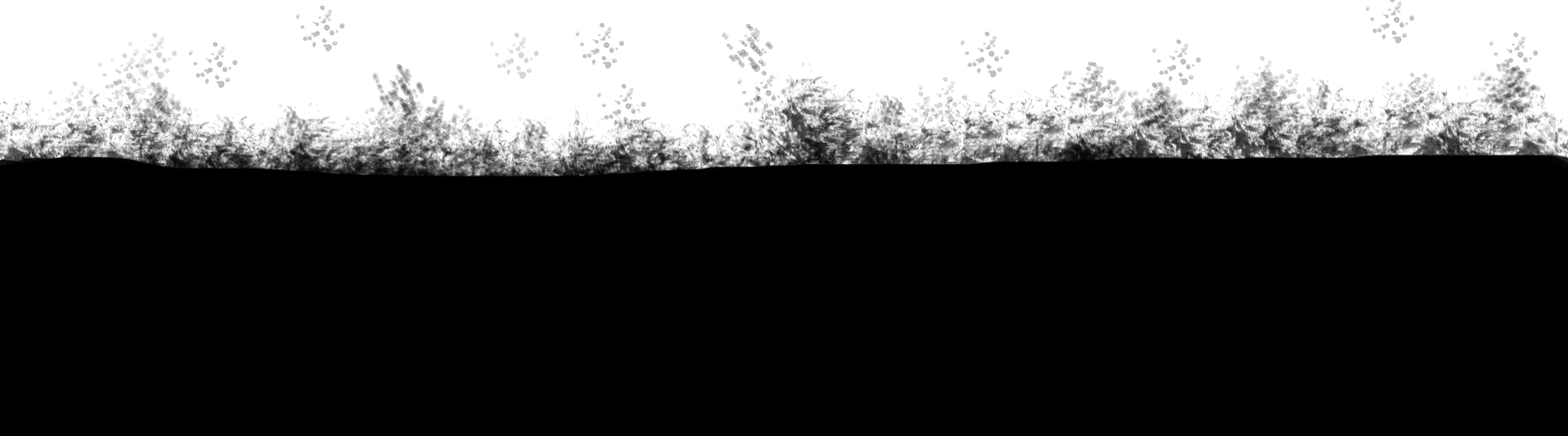
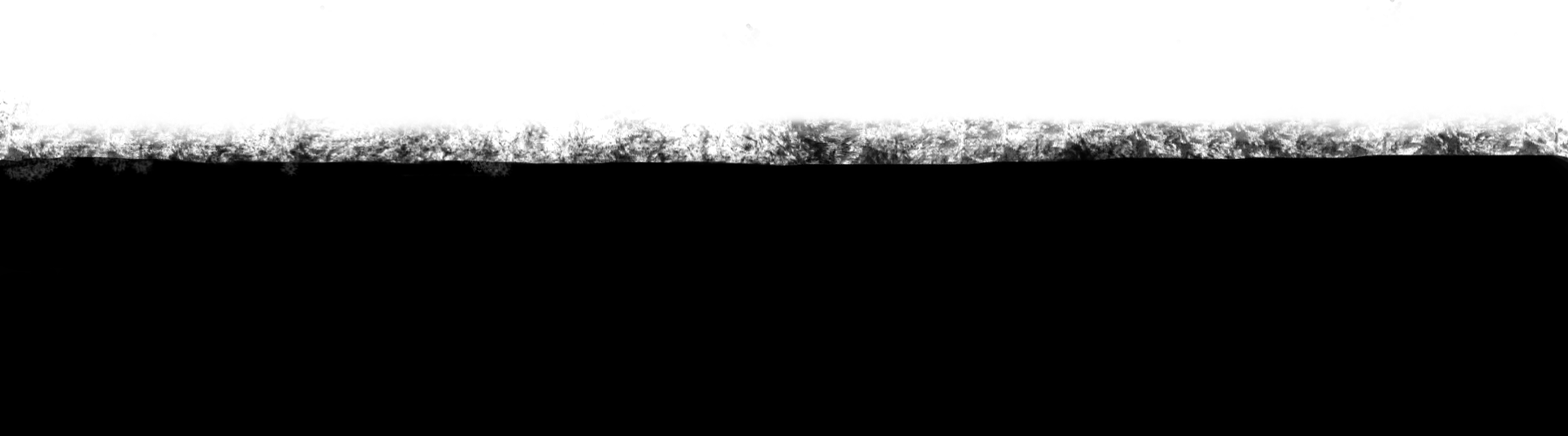
Before/after of a (1568, 436) layered artwork. What changed in the layer stack:
painted on "Warstwa" over [0, 0, 1568, 183]
